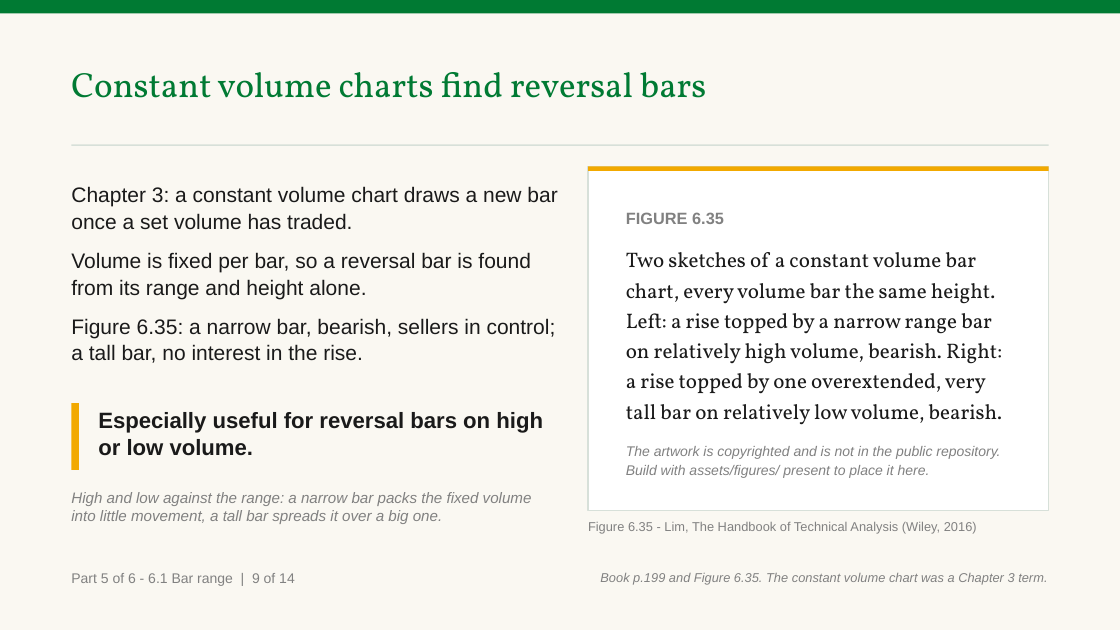
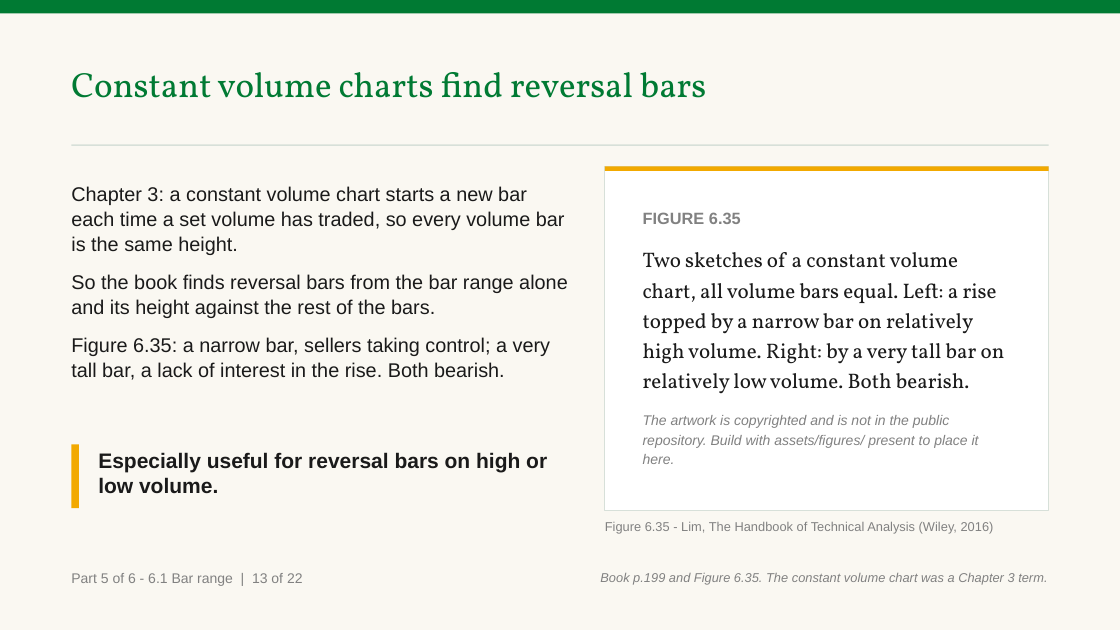
Before and after one commit to benjiesotelo-sudo/Telos_FIN1209, a slide deck: slide 126 of chapter-06/FIN1209-Chapter-06.pptx (slide 122 before the commit). Drawn at 1120x630 pixels with LibreOffice and Linux fonts; fonts in the diff are those of the drawing. Boxes give left, top, right and bottom in pixels: in the first picture for what was removed or moved away, otherwise in the second. Text is boxed around its words. In the diff, an @@ line names an element or a change of style, - is before the commit and + after.

```diff
--- a/chapter-06/FIN1209-Chapter-06.pptx
+++ b/chapter-06/FIN1209-Chapter-06.pptx
@@ rectangle resized from (x1=588, y1=166, x2=1049, y2=511) to (x1=605, y1=166, x2=1049, y2=511) @@
@@ rectangle resized from (x1=588, y1=166, x2=1049, y2=171) to (x1=605, y1=166, x2=1049, y2=171) @@
@@ text at (x1=71, y1=186, x2=568, y2=380): text changed; size 18 to 17 pt @@
-Chapter 3: a constant volume chart draws a new bar once a set volume has traded.
-Volume is fixed per bar, so a reversal bar is found from its range and height alone.
-Figure 6.35: a narrow bar, bearish, sellers in control; a tall bar, no interest in the rise.
+Chapter 3: a constant volume chart starts a new bar each time a set volume has traded, so every volume bar is the same height.
+So the book finds reversal bars from the bar range alone and its height against the rest of the bars.
+Figure 6.35: a narrow bar, sellers taking control; a very tall bar, a lack of interest in the rise. Both bearish.
@@ text "FIGURE 6.35" moved from (x1=626, y1=212, x2=1002, y2=478) to (x1=643, y1=212, x2=1005, y2=464) @@
@@ text at (x1=643, y1=252, x2=1005, y2=393): text changed @@
-Two sketches of a constant volume bar chart, every volume bar the same height. Left: a rise topped by a narrow range bar on relatively high volume, bearish. Right: a rise topped by one overextended, very tall bar on relatively low volume, bearish.
+Two sketches of a constant volume chart, all volume bars equal. Left: a rise topped by a narrow bar on relatively high volume. Right: by a very tall bar on relatively low volume. Both bearish.
@@ rectangle moved from (x1=71, y1=403, x2=79, y2=470) to (x1=71, y1=444, x2=79, y2=508) @@
@@ text "Especially useful for reversal bars ..." moved from (x1=98, y1=412, x2=543, y2=456) to (x1=98, y1=452, x2=547, y2=494) @@
@@ text "Especially useful for reversal bars ..." at (x1=98, y1=452, x2=547, y2=494): size 19 to 18 pt @@
@@ text removed at (x1=71, y1=492, x2=532, y2=524) @@
-High and low against the range: a narrow bar packs the fixed volume into little movement, a tall bar spreads it over a big one.
@@ text "Figure 6.35 - Lim, The ..." moved from (x1=588, y1=522, x2=977, y2=534) to (x1=605, y1=522, x2=994, y2=534) @@
@@ text at (x1=71, y1=573, x2=303, y2=586): text changed @@
-Part 5 of 6 - 6.1 Bar range | 9 of 14
+Part 5 of 6 - 6.1 Bar range | 13 of 22
```
Also in this commit, not shown: 13 other slides changed, 8 slides added, 2 other files.
